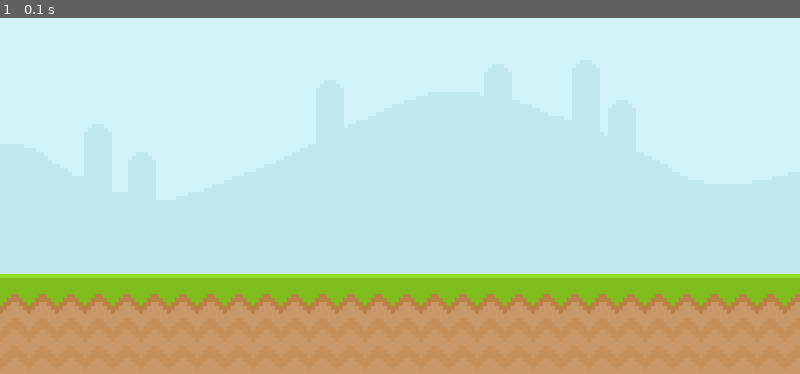
Above: before the commit, frame 1.
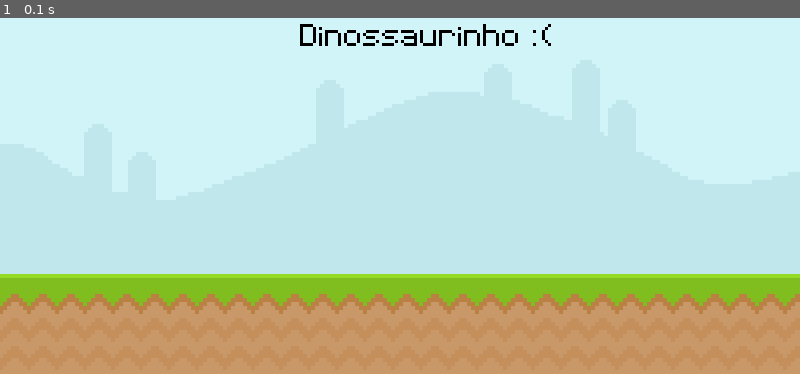
Above: after the commit, the same moment.

Repository: Phvr06/pygame-tutorial
Game: pygame game, started from main.py
The game is run twice, just before and just after one commit, with the same random seed, the same clock (stepped at 60 frames per second) and the same inputs.
Inputs:
- Up to frame 1 (0.1 s): no input

The runs differ from the first frame. In frame 1, 0.5% of the frame differs, in the area x 37-69%, y 1-8%.

Commit message:
fonte e texto

Diff:
--- a/main.py
+++ b/main.py
@@ -17,11 +17,16 @@
 # Clock para definir o framerate do jogo
 clock = pygame.time.Clock()
 
+# Define uma fonte para ser utilizada ao escrever textos que vão ser exibidos no jogo como uma superfície
+fonte = pygame.font.Font('font/Pixeltype.ttf', 50)
+
 # Superfícies são os elementos visuais que serão mostrados na tela
 # Superfície de céu para o fundo
 superficie_sky = pygame.image.load('graphics/Sky.png')
 # Superfície de chão para o fundo
 superficie_ground = pygame.image.load('graphics/ground.png')
+# Superfície do texto
+superficie_texto = fonte.render("Dinossaurinho :(", False, 'Black')
 
 while True:
     # Loop para pegar os possíveis inputs do jogador
@@ -31,9 +36,10 @@
             pygame.quit()
             exit()
 
-    # Mostra na tela as superfícies do céu e do chão
+    # Mostra na tela as superfícies do céu e do chão e do texto
     tela.blit(superficie_sky, (0, 0))
     tela.blit(superficie_ground, (0, 300))
+    tela.blit(superficie_texto, (300, 50))
 
     # Atualiza a tela que foi gerada anteriormente com novas informações que tenham ocorrido durante o loop
     pygame.display.update()
